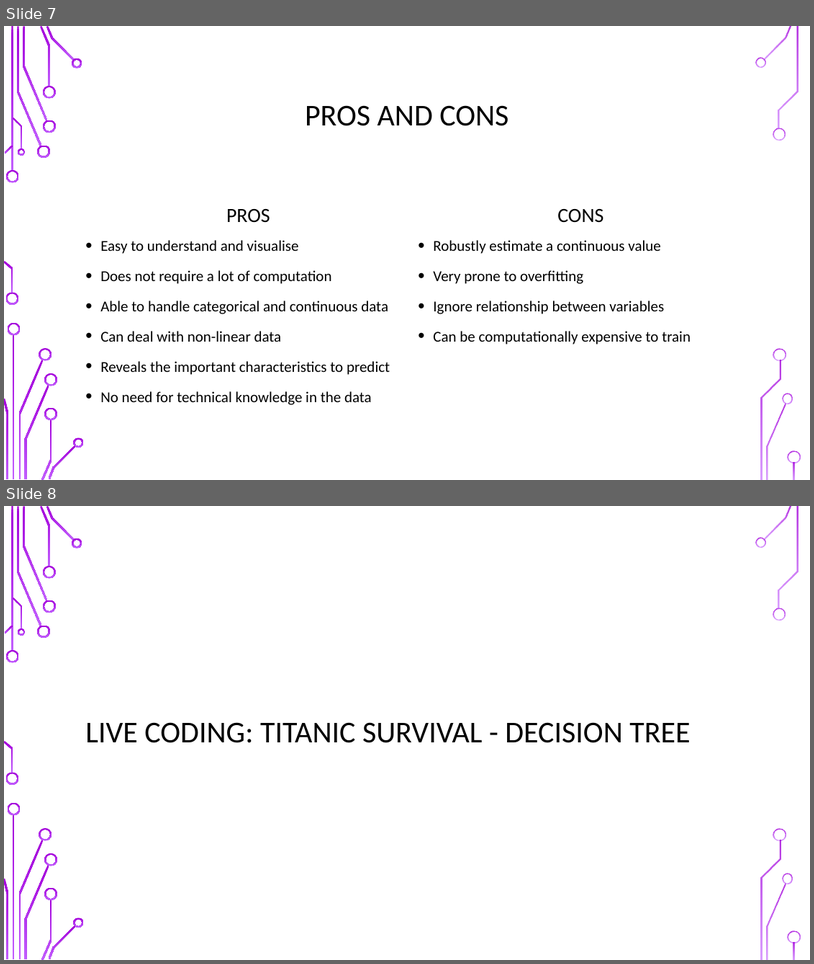
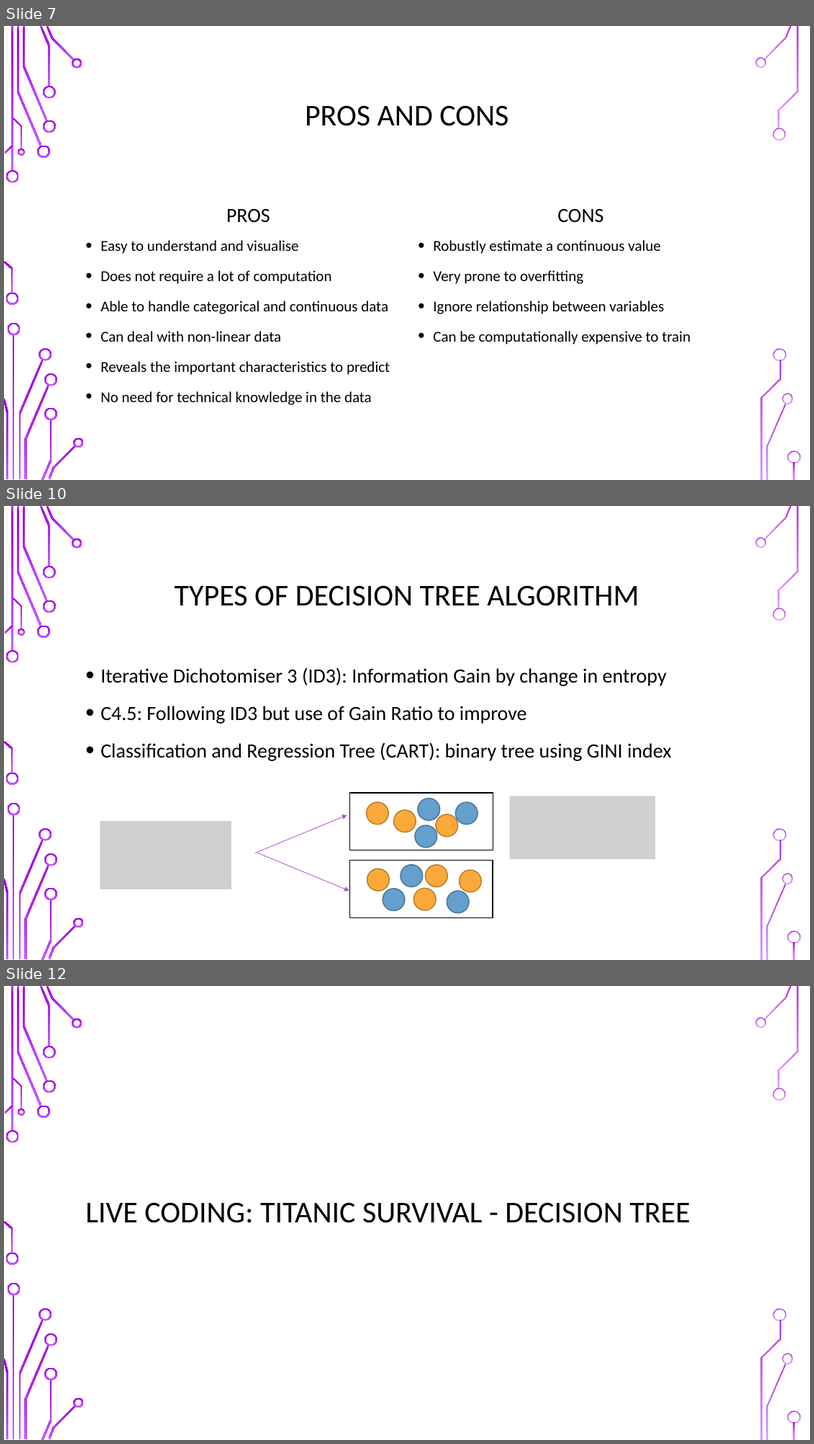
Before and after one commit to UOMDSS/workshops-2021-2022, a slide deck: semester-2-2021-2022/week-6-decision-tree/Decision_Tree.pptx. Shown one above the other, each under a label of ours: slides 7 and 8 before the commit, slides 7, 10 and 12 after it; the slides between them are not shown. The pictures are 814x964 and 814x1444 pixels, drawn with LibreOffice and Linux fonts; fonts in the diff are those of the drawing; grey boxes stand for pictures; background and template pictures are left out. Boxes give left, top, right and bottom in pixels: in the first picture for what was removed or moved away, otherwise in the second. Text is boxed around its words. In the diff, an @@ line names an element or a change of style, - is before the commit and + after.

Commit message:
Expand on entropy and GINI index

```diff
--- a/semester-2-2021-2022/week-6-decision-tree/Decision_Tree.pptx
+++ b/semester-2-2021-2022/week-6-decision-tree/Decision_Tree.pptx
@@ slide 10 added at (4, 506, 810, 960), background picture (left out); not listed: 36 template elements that a slide beside it also shows @@
@@ title added at (175, 585, 639, 606), 36 pt, text #000000 @@
+TYPES OF DECISION TREE ALGORITHM
@@ text added at (100, 667, 671, 761), 24 pt, text #000000 @@
+• Iterative Dichotomiser 3 (ID3): Information Gain by change in entropy
+• C4.5: Following ID3 but use of Gain Ratio to improve
+• Classification and Regression Tree (CART): binary tree using GINI index
@@ rectangle added at (350, 793, 494, 850), fill #FFFFFF, outline #000000 1.25 pt @@
@@ picture added at (509, 795, 656, 859) @@
@@ picture added at (100, 821, 232, 889) @@
@@ arrow added from (256, 852) to (347, 815), #B258D3 0.75 pt @@
@@ arrow added from (257, 852) to (350, 890), #B258D3 0.75 pt @@
@@ rectangle added at (350, 860, 494, 917), fill #FFFFFF, outline #000000 1.25 pt @@
@@ group added at (366, 798, 482, 913): 13 ellipses @@
@@ what was slide 8 is now slide 12 @@
```
Also in this commit, not shown: 1 slide changed, 3 other slides added.
